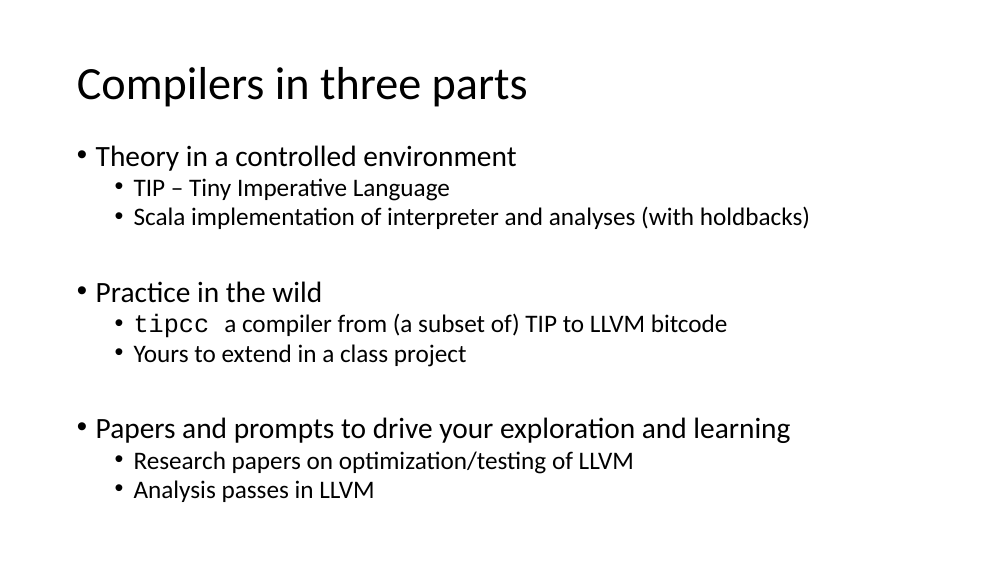
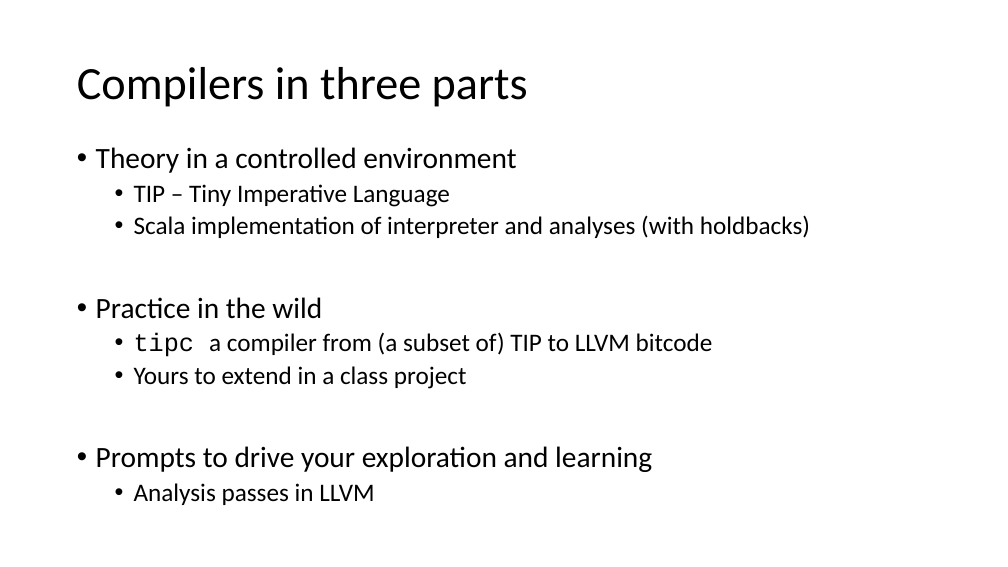
Before and after one commit to matthewbdwyer/matthewbdwyer.github.io, a slide deck: slide 17 of 6620/slides/Introduction.pptx. Drawn at 1008x567 pixels with LibreOffice and Linux fonts; fonts in the diff are those of the drawing. Boxes give left, top, right and bottom in pixels: in the first picture for what was removed or moved away, otherwise in the second. Text is boxed around its words. In the diff, an @@ line names an element or a change of style, - is before the commit and + after.

```diff
--- a/6620/slides/Introduction.pptx
+++ b/6620/slides/Introduction.pptx
@@ text at (x1=96, y1=147, x2=810, y2=505): line spacing 0.8 to 0.9 @@
@@ text at (x1=134, y1=332, x2=713, y2=357): text changed @@
-  • tipcc a compiler from (a subset of) TIP to LLVM bitcode
+  • tipc a compiler from (a subset of) TIP to LLVM bitcode
@@ text at (x1=96, y1=446, x2=652, y2=472): text changed @@
-• Papers and prompts to drive your exploration and learning
-  • Research papers on optimization/testing of LLVM
+• Prompts to drive your exploration and learning
```
Also in this commit, not shown: 2 other slides changed, 1 other file.
